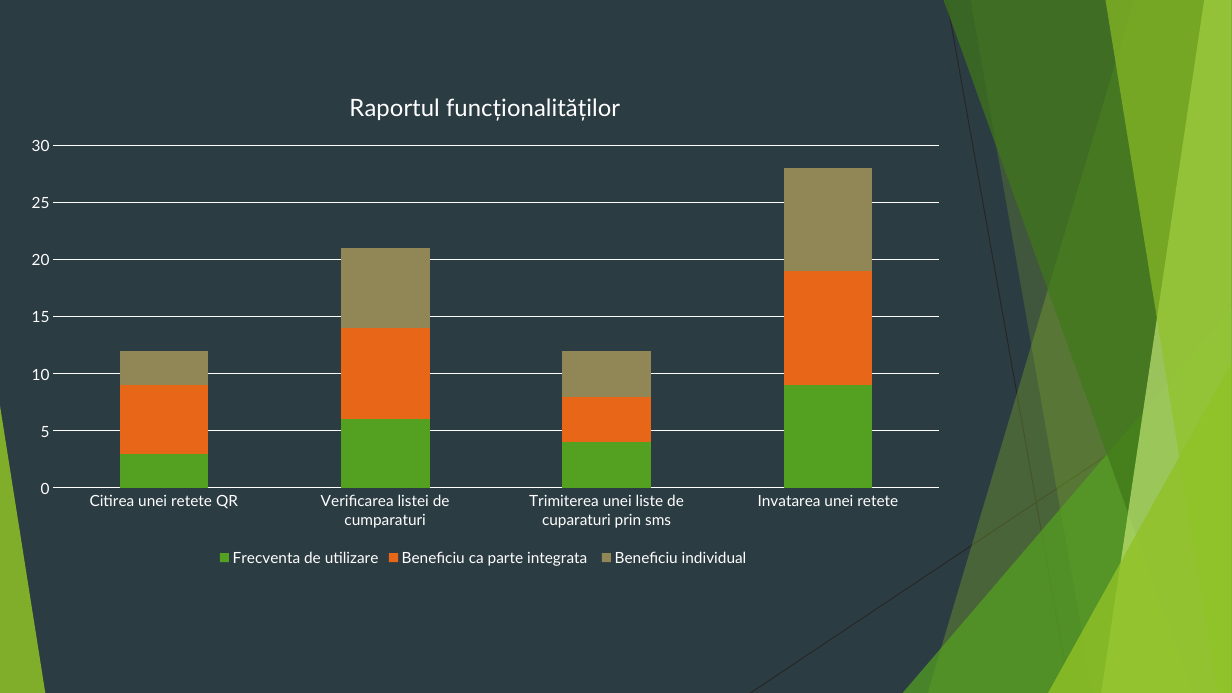
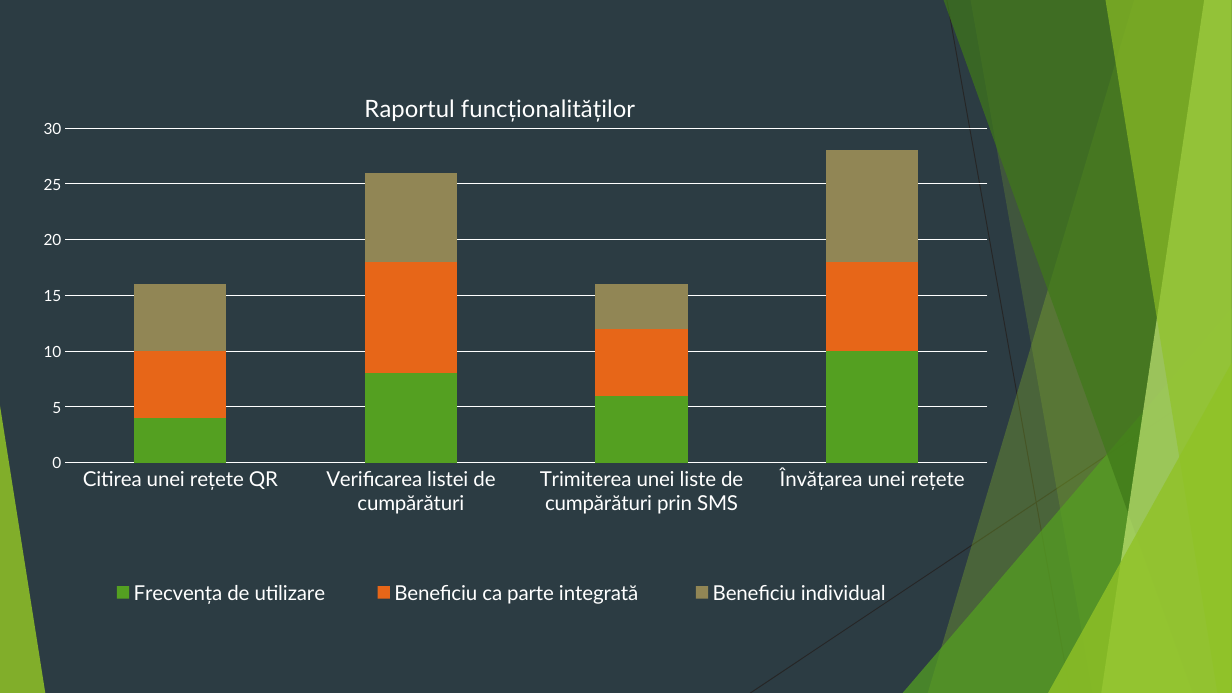
Before and after one commit to Samiicu/lucrareLicentaInformatica2020, a slide deck: slide 31 of Licenta2020BocicuSamuelEmanuel/prezentareLicenta.pptx (slide 8 before the commit). Drawn at 1232x693 pixels with LibreOffice and Linux fonts; fonts in the diff are those of the drawing. Boxes give left, top, right and bottom in pixels: in the first picture for what was removed or moved away, otherwise in the second. Text is boxed around its words. In the diff, an @@ line names an element or a change of style, - is before the commit and + after.

Commit message:
Final version of presentation

```diff
--- a/Licenta2020BocicuSamuelEmanuel/prezentareLicenta.pptx
+++ b/Licenta2020BocicuSamuelEmanuel/prezentareLicenta.pptx
@@ column stacked chart at bbox=[13, 73, 988, 618] @@
-categories: Citirea unei retete QR, Verificarea listei de cumparaturi, Trimiterea unei liste de cuparaturi prin sms, Invatarea unei retete
+categories: Citirea unei rețete QR, Verificarea listei de cumpărături, Trimiterea unei liste de cumpărături prin SMS, Învățarea unei rețete
-Frecventa de utilizare: 3, 6, 4, 9
+Frecvența de utilizare: 4, 8, 6, 10
-Beneficiu ca parte integrata : 6, 8, 4, 10
+Beneficiu ca parte integrată : 6, 10, 6, 8
-Beneficiu individual : 3, 7, 4, 9
+Beneficiu individual : 6, 8, 4, 10
@@ legend changed @@
@@ category axis changed @@
@@ plot area changed @@
@@ column stacked chart: place and size @@
-column stacked chart at bbox=[13, 73, 958, 570]
+column stacked chart at bbox=[13, 73, 988, 618]
```
Also in this commit, not shown: 9 other slides changed, 23 slides added, 1 slide removed.
